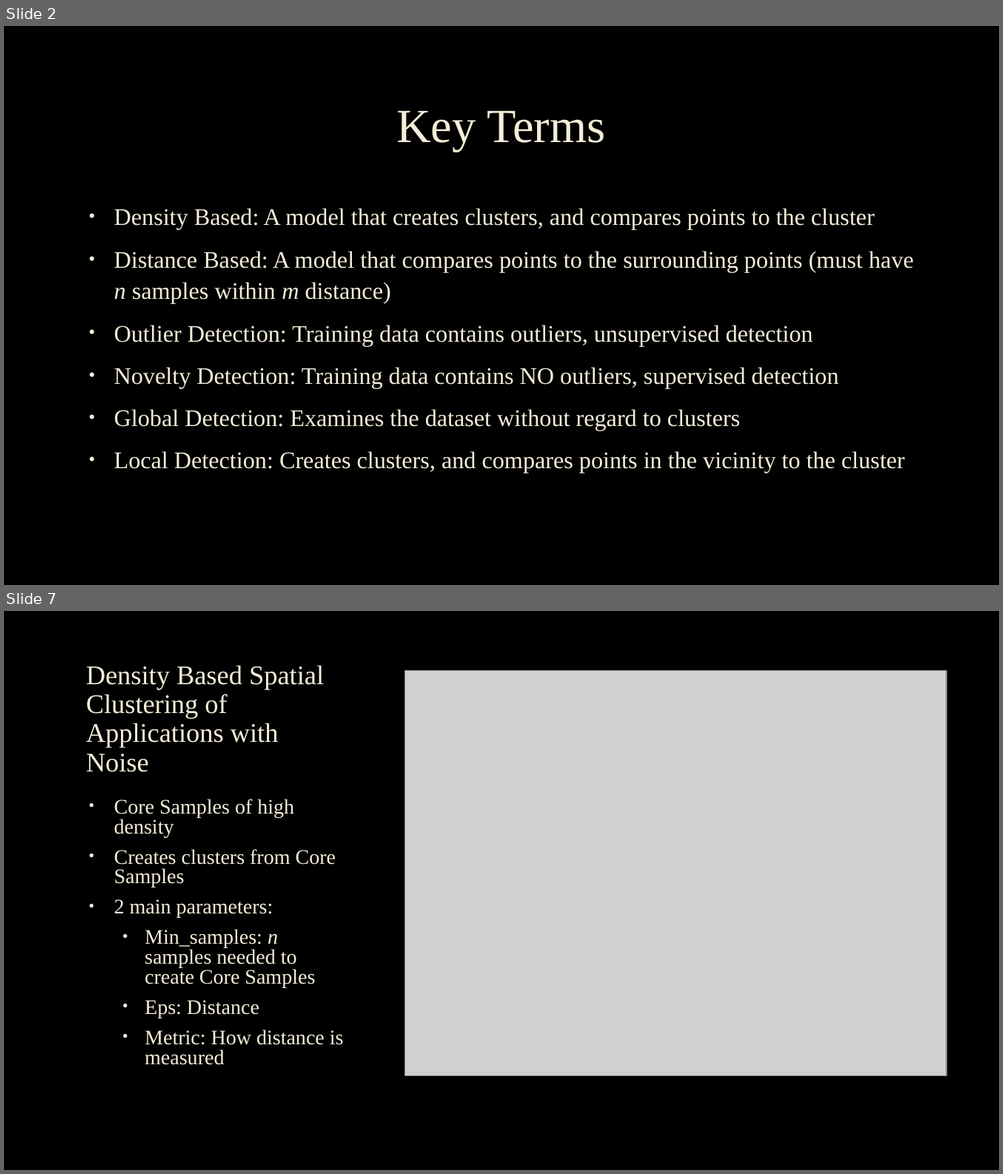
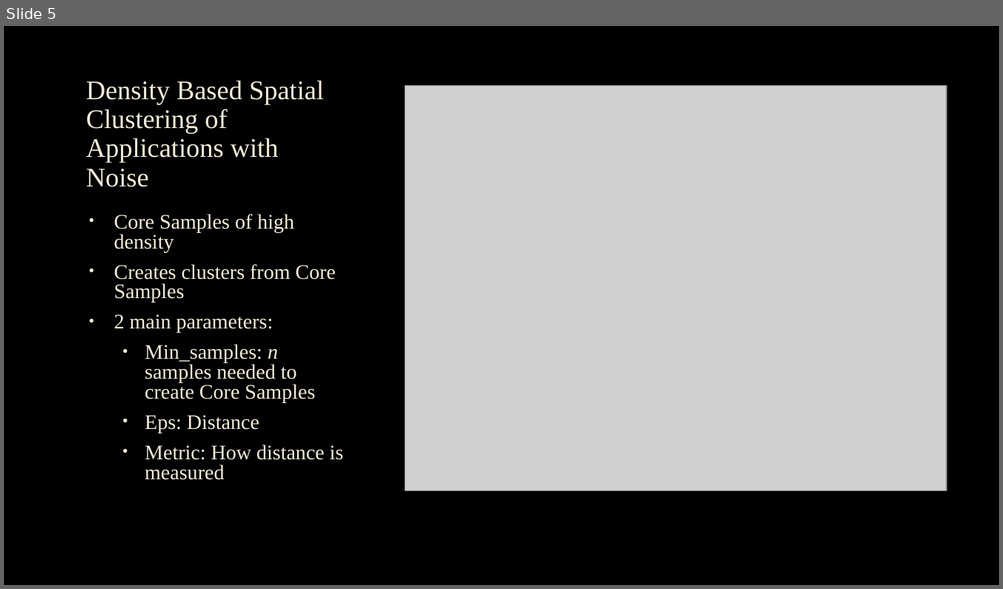
Before and after one commit to cmbfuqua/senior_project, a slide deck: Outlier Detection Presentation.pptx. Shown one above the other, each under a label of ours: slides 2 and 7 before the commit, slide 5 after it; the slides between them are not shown. The pictures are 1003x1174 and 1003x589 pixels, drawn with LibreOffice and Linux fonts; fonts in the diff are those of the drawing; grey boxes stand for pictures; background and template pictures are left out. Boxes give left, top, right and bottom in pixels: in the first picture for what was removed or moved away, otherwise in the second. Text is boxed around its words. In the diff, an @@ line names an element or a change of style, - is before the commit and + after.

```diff
--- a/Outlier Detection Presentation.pptx
+++ b/Outlier Detection Presentation.pptx
@@ slide 2 removed at bbox=[4, 26, 999, 585], background picture (left out) @@
@@ title removed at bbox=[396, 110, 606, 151] @@
-Key Terms
@@ text removed at bbox=[114, 208, 913, 474] @@
-• Density Based: A model that creates clusters, and compares points to the cluster
-• Distance Based: A model that compares points to the surrounding points (must have n samples within m distance)
-• Outlier Detection: Training data contains outliers, unsupervised detection
-• Novelty Detection: Training data contains NO outliers, supervised detection
-• Global Detection: Examines the dataset without regard to clusters
-• Local Detection: Creates clusters, and compares points in the vicinity to the cluster
@@ what was slide 7 is now slide 5 @@
```
Also in this commit, not shown: 4 slides changed, 2 slides added, 3 other slides removed, 8 other files.
